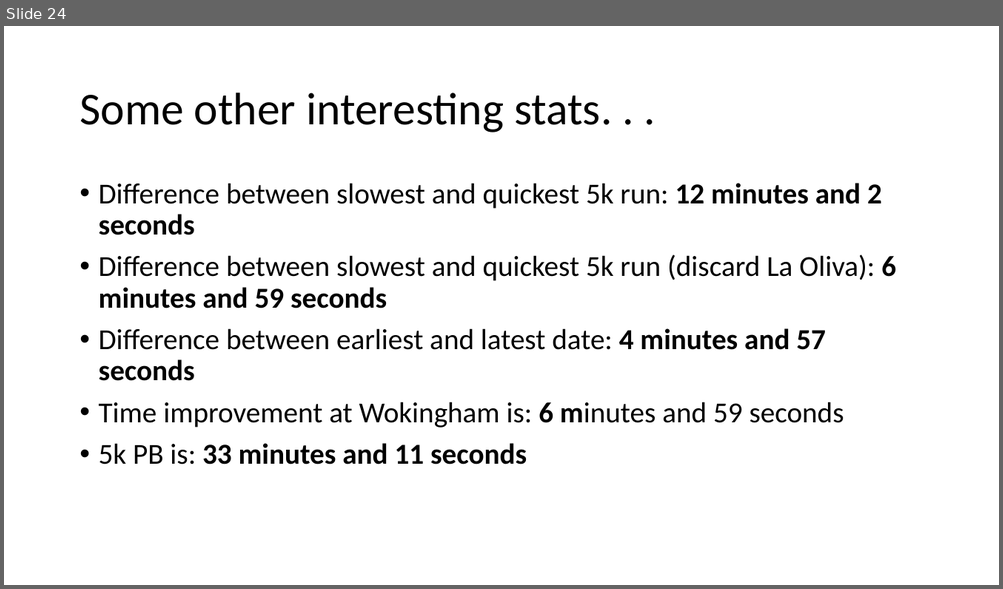
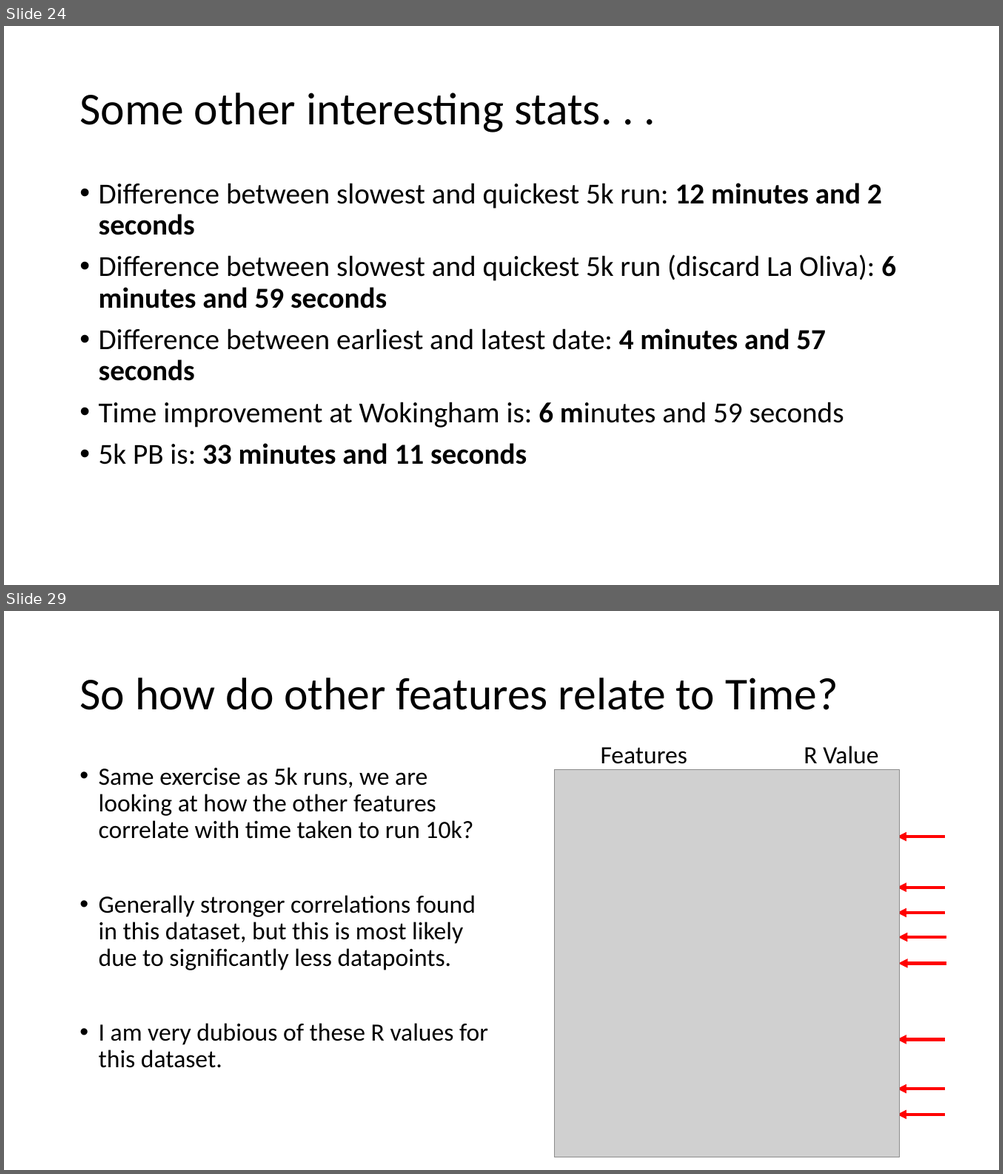
Before and after one commit to EdwinB12/Running, a slide deck: Data_Summary.pptx. Shown one above the other, each under a label of ours: slide 24 before the commit, slides 24 and 29 after it; the slides between them are not shown. The pictures are 1003x589 and 1003x1174 pixels, drawn with LibreOffice and Linux fonts; fonts in the diff are those of the drawing; grey boxes stand for pictures. Boxes give left, top, right and bottom in pixels: in the first picture for what was removed or moved away, otherwise in the second. Text is boxed around its words. In the diff, an @@ line names an element or a change of style, - is before the commit and + after.

```diff
--- a/Data_Summary.pptx
+++ b/Data_Summary.pptx
@@ slide 29 added at (x1=4, y1=611, x2=999, y2=1170), background #FFFFFF @@
@@ title added at (x1=79, y1=678, x2=837, y2=710), 44 pt, text #000000 @@
+So how do other features relate to Time?
@@ text added at (x1=600, y1=747, x2=687, y2=770), 24 pt, text #000000 @@
+Features
@@ text added at (x1=803, y1=746, x2=878, y2=770), 24 pt, text #000000 @@
+R Value
@@ text added at (x1=99, y1=767, x2=488, y2=1068), 24 pt, text #000000 @@
+• Same exercise as 5k runs, we are looking at how the other features correlate with time taken to run 10k?
+• Generally stronger correlations found in this dataset, but this is most likely due to significantly less datapoints.
+• I am very dubious of these R values for this dataset.
@@ picture added at (x1=555, y1=770, x2=899, y2=1157) @@
@@ arrow added from (945, 837) to (897, 837), #FF0000 3 pt @@
@@ arrow added from (945, 888) to (897, 888), #FF0000 3 pt @@
@@ arrow added from (945, 913) to (897, 913), #FF0000 3 pt @@
@@ arrow added from (945, 938) to (898, 938), #FF0000 3 pt @@
@@ arrow added from (946, 964) to (898, 964), #FF0000 3 pt @@
@@ arrow added from (945, 1040) to (897, 1040), #FF0000 3 pt @@
@@ arrow added from (945, 1089) to (897, 1089), #FF0000 3 pt @@
@@ arrow added from (945, 1116) to (897, 1116), #FF0000 3 pt @@
```
Also in this commit, not shown: 6 slides changed, 12 other slides added, 1 slide removed, 4 other files.
